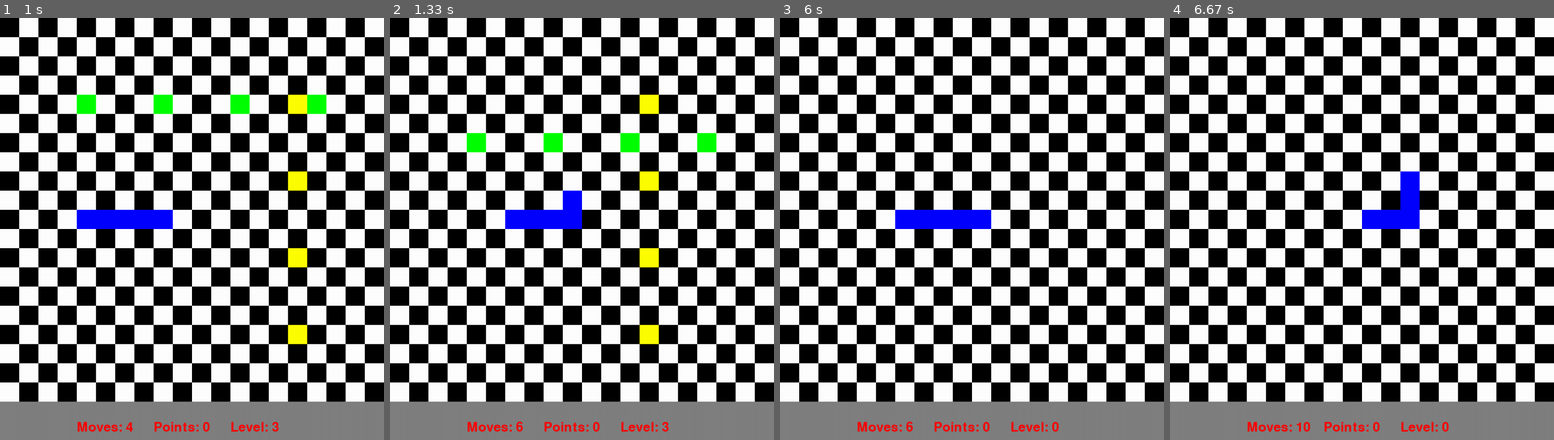
Above: before the commit, frames 1-4 (left to right).
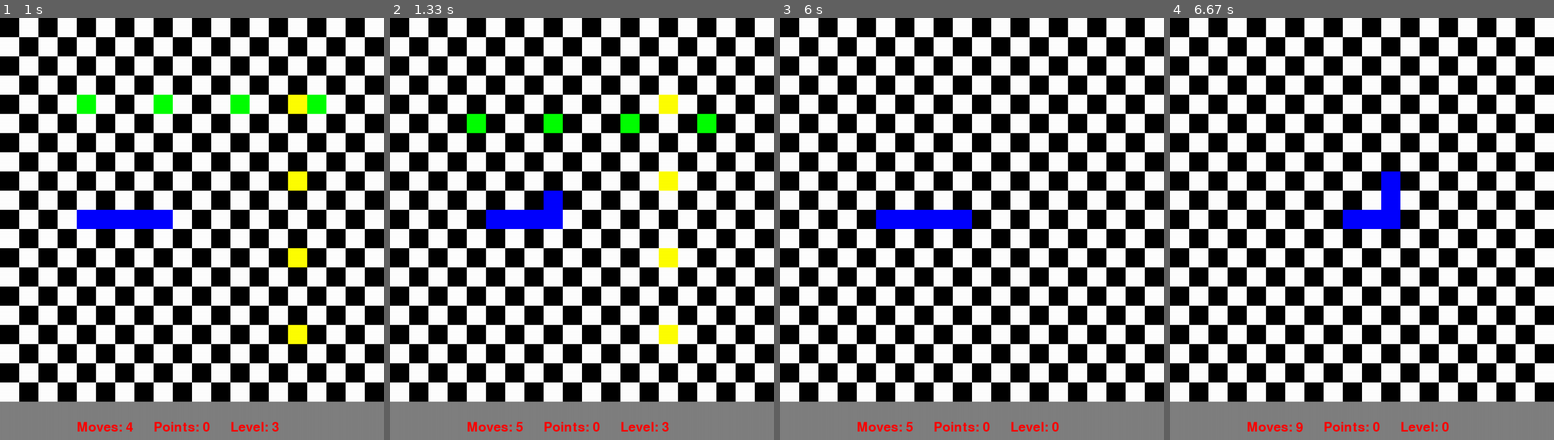
Above: after the commit, the same moments.

Repository: mwertich/gametest
Game: pygame game, started from SnakeGame/Snake2.py
The game is run twice, just before and just after one commit, with the same random seed, the same clock (stepped at 60 frames per second) and the same inputs.
Inputs (mouse positions are in pixels of both pictures, inside the frame that each line leads up to):
- Up to frame 1 (1 s): click "3" at 0.38 s; hold Right from 0.67 s (still down); move the mouse to (176, 245) at 0.7 s
- Up to frame 2 (1.33 s): release Right at 1.13 s; hold Up from 1.17 s (still down)
- Up to frame 3 (6 s): release Up at 1.63 s; click "Start" at 5.02 s
- Up to frame 4 (6.67 s): hold Up from 6.3 s (still down)

Frame 1 is identical in both runs. In frame 2, 4.7% of the frame differs, in the area x 19-86%, y 18-98%; in frame 3, 0.5%; in frame 4, 1.4%.

Commit message:
Snake Game

Diff:
--- a/SnakeGame/Snake2.py
+++ b/SnakeGame/Snake2.py
@@ -250,7 +250,7 @@
 
 
 done = False
-fps = 6
+fps = 5
 clock = pygame.time.Clock()
 zoom = 50
 BLACK = (0, 0, 0)
